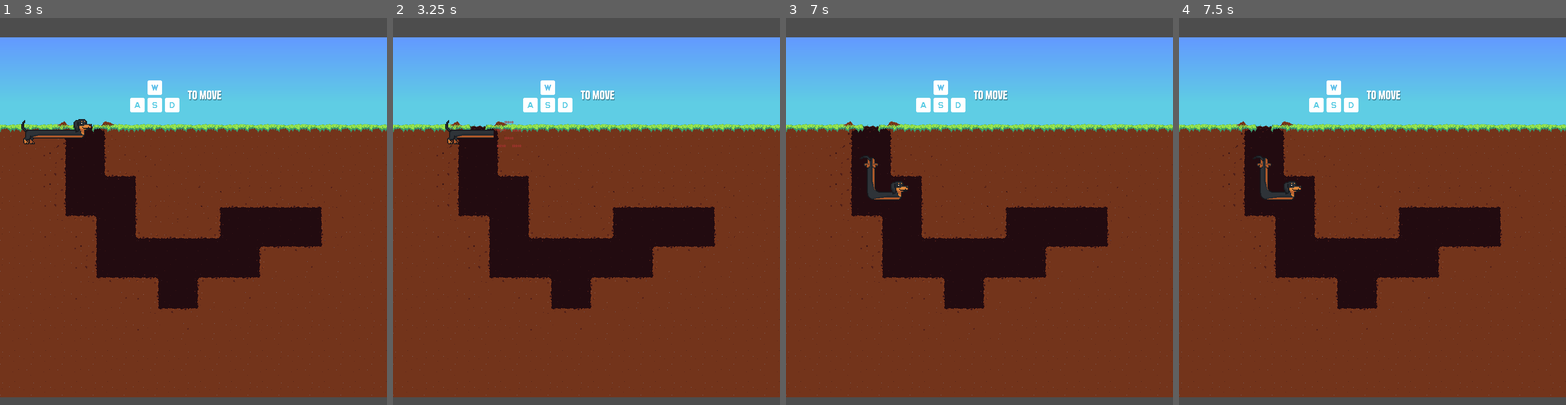
Above: before the commit, frames 1-4 (left to right).
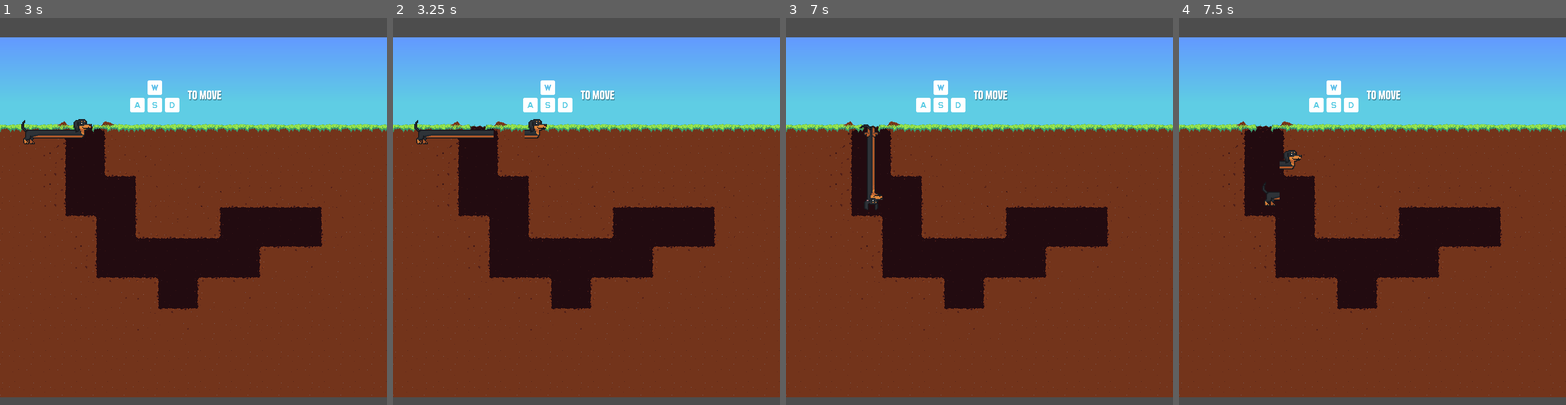
Above: after the commit, the same moments.

Repository: olferuk/brackeys-gamejam-2025.2
Game: Godot game, scene res://scenes/ui/main_menu.tscn
Same seed, same stepped clock (60 frames per second), same inputs: the game is played once before the commit and once after it.
Inputs (mouse positions are in pixels of both pictures, inside the frame that each line leads up to):
- Up to frame 1 (3 s): click "New Game" at 0.5 s; move the mouse to (278, 192) at 1.27 s; hold D (move_right) 1.28-2.03 s; hold 2 (shrink) 1.28-2.03 s; tap T (stretch) at 1.55, 2.1 s; tap Enter at 2 s; move the mouse to (116, 230) at 2.02 s; hold S (move_down) 2.03-2.78 s; tap 2 (shrink) at 2.3 s; tap R (RestartLevel) at 2.75 s; move the mouse to (232, 126) at 2.77 s; hold D (move_right) from 2.78 s (still down); hold Z (Undo) from 2.78 s (still down)
- Up to frame 2 (3.25 s): keep holding D (move_right); keep holding Z (Undo); tap T (stretch) at 3.05 s
- Up to frame 3 (7 s): tap R (RestartLevel) every 0.75 s from 3.5 to 5.75 s; move the mouse to (960, 288) at 3.52 s; release D (move_right) at 3.53 s; release Z (Undo) at 3.53 s; hold W (move_up) 3.53-4.28 s; tap 2 (shrink) at 3.6, 5.1, 6.8 s; move the mouse to (1095, 269) at 4.27 s; hold T (stretch) 4.28-5.03 s; hold A (move_left) 4.28-5.78 s; move the mouse to (863, 153) at 5.02 s; move the mouse to (998, 211) at 5.77 s; hold S (move_down) 5.78-6.53 s; hold T (stretch) 5.78-6.53 s; move the mouse to (921, 114) at 6.52 s; hold D (move_right) from 6.53 s (still down); tap Z (Undo) at 6.6 s
- Up to frame 4 (7.5 s): move the mouse to (1457, 192) at 7.27 s; release D (move_right) at 7.28 s; hold W (move_up) from 7.28 s (still down); hold 2 (shrink) from 7.28 s (still down)

Frame 1 is identical in both runs. In frame 2, 0.5% of the frame differs, in the area x 5-40%, y 26-34%; in frame 3, 0.5%; in frame 4, 0.5%.

Commit message:
small fix

Diff:
--- a/src/commands/move_command.gd
+++ b/src/commands/move_command.gd
@@ -6,6 +6,7 @@
 var prev_direction: Vector2i
 var prev_occupied: Array[Vector2i]
 var prev_sections: Array[Sprite2D]
+var prev_segments: Array[Vector2i]
 
 func _init(dir: Vector2i) -> void:
 	direction = dir
@@ -15,7 +16,8 @@
 	prev_direction = hound.prev_direction
 	prev_occupied = hound.occupied_cells.duplicate(true)
 	prev_sections = hound._clone_sections()
+	prev_segments = hound.segments.duplicate(true)
 	return hound._execute_move(direction)
 
 func undo(hound: Hound) -> void:
-	hound._restore_state(prev_head_coords, prev_direction, prev_occupied, prev_sections)
+	hound._restore_state(hound.head_coords, hound.prev_direction, prev_occupied, prev_sections, prev_segments)
--- a/src/commands/shrink_command.gd
+++ b/src/commands/shrink_command.gd
@@ -4,14 +4,16 @@
 var prev_length: int
 var prev_occupied: Array[Vector2i]
 var prev_sections: Array[Sprite2D]
+var prev_segments: Array[Vector2i]
 
 func execute(hound: Hound) -> bool:
 	prev_length = hound.current_length
 	prev_occupied = hound.occupied_cells.duplicate(true)
 	prev_sections = hound._clone_sections()
+	prev_segments = hound.segments.duplicate(true)
 
 	return hound._execute_shrink()
 
 func undo(hound: Hound) -> void:
-	hound._restore_state(hound.head_coords, hound.prev_direction, prev_occupied, prev_sections)
+	hound._restore_state(hound.head_coords, hound.prev_direction, prev_occupied, prev_sections, prev_segments)
 	hound.current_length = prev_length
--- a/src/commands/stretch_command.gd
+++ b/src/commands/stretch_command.gd
@@ -4,13 +4,15 @@
 var prev_length: int
 var prev_occupied: Array[Vector2i]
 var prev_sections: Array[Sprite2D]
+var prev_segments: Array[Vector2i]
 
 func execute(hound: Hound) -> bool:
 	prev_length = hound.current_length
 	prev_occupied = hound.occupied_cells.duplicate(true)
 	prev_sections = hound._clone_sections()
+	prev_segments = hound.segments.duplicate(true)
 	return hound._execute_stretch()
 
 func undo(hound: Hound) -> void:
-	hound._restore_state(hound.head_coords, hound.prev_direction, prev_occupied, prev_sections)
+	hound._restore_state(hound.head_coords, hound.prev_direction, prev_occupied, prev_sections, prev_segments)
 	hound.current_length = prev_length
--- a/src/hound.gd
+++ b/src/hound.gd
@@ -96,16 +96,25 @@
 			arr.append(spr)
 	return arr
 
-func _restore_state(hc: Vector2i, pd: Vector2i, occ: Array[Vector2i], sections: Array[Sprite2D]):
+func _restore_state(
+	hc: Vector2i,
+	pd: Vector2i,
+	occ: Array[Vector2i],
+	sects: Array[Sprite2D],
+	seg: Array[Vector2i]
+):
 	head_coords = hc
 	prev_direction = pd
 	occupied_cells = occ.duplicate(true)
+	segments = seg.duplicate(true)
+	current_length = segments.size()
 
 	for child in body_sections.get_children():
 		body_sections.remove_child(child)
 		child.queue_free()
 
-	for spr in sections:
+	# Restore cloned sprites
+	for spr in sects:
 		body_sections.add_child(spr)
 
 func undo_last():
